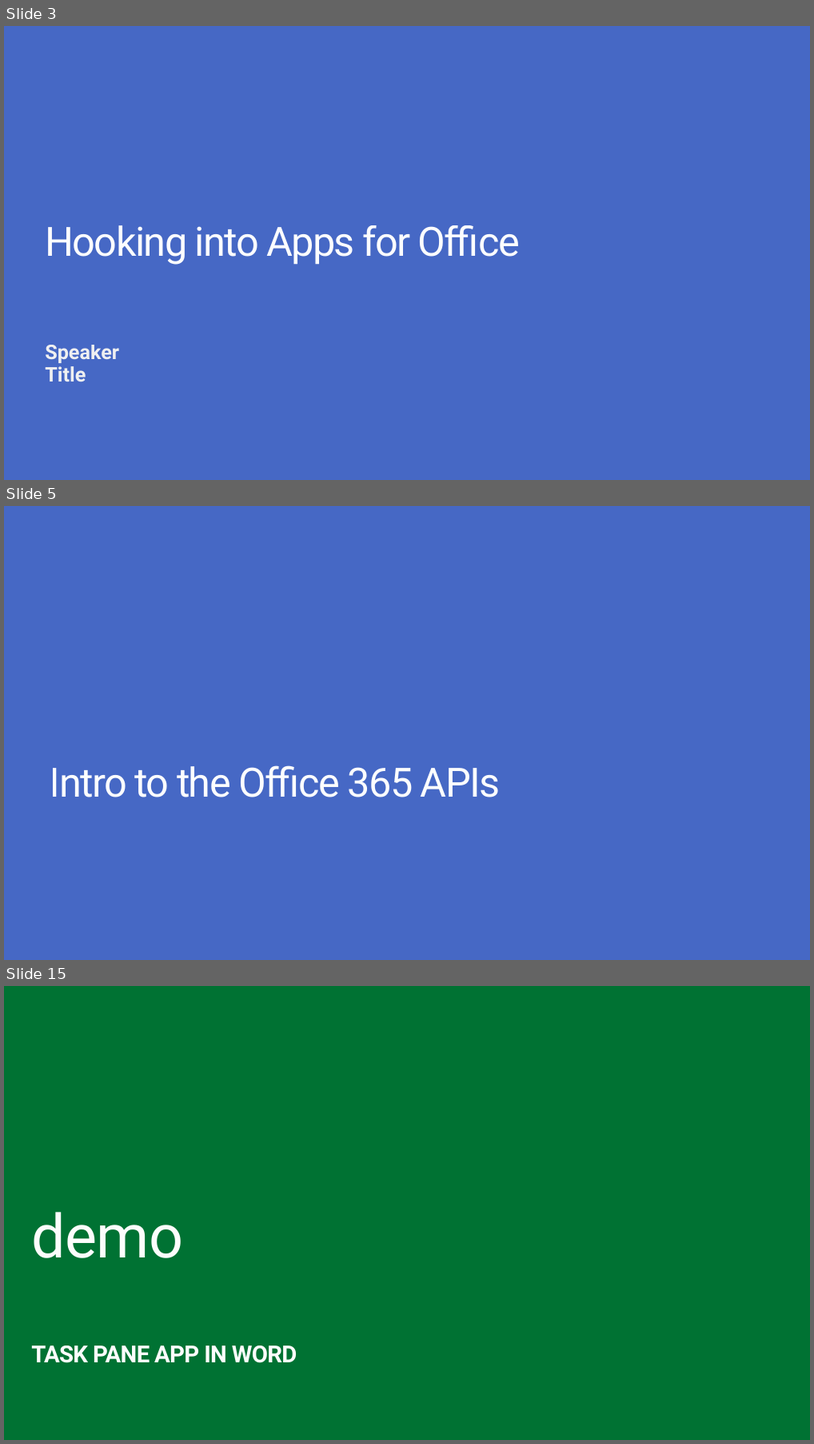
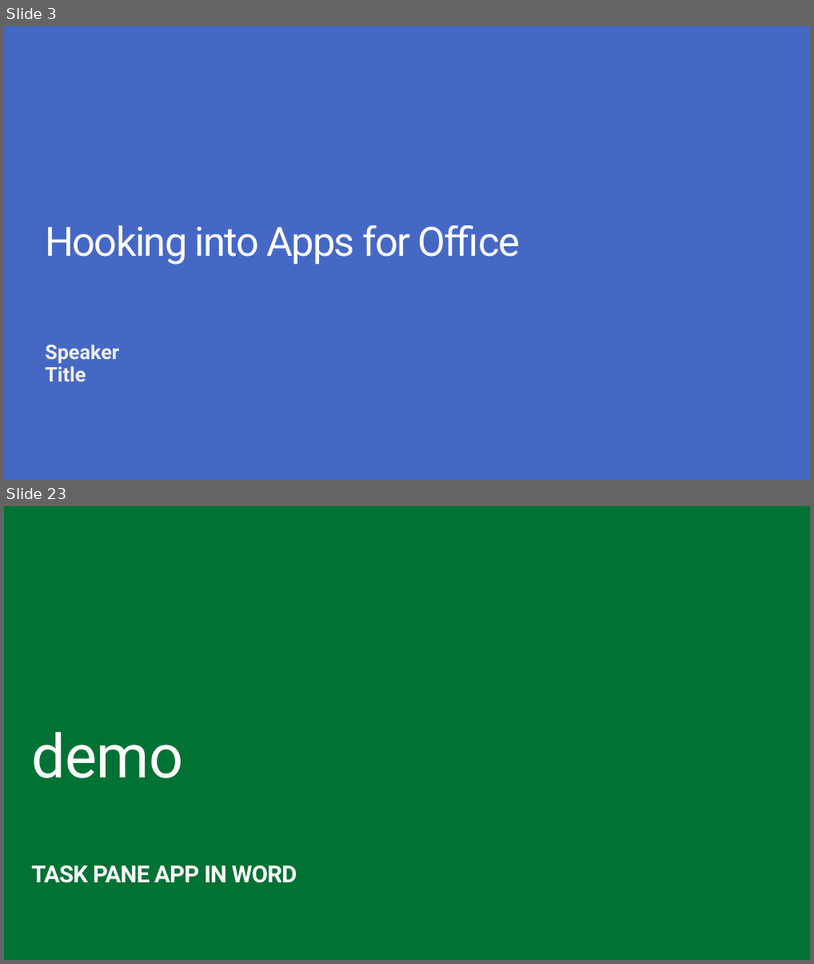
Before and after one commit to stinethebean/DevCampTraining, a slide deck: 05.Hook into Apps for Office/05.Hook into Apps for Office.pptx. Shown one above the other, each under a label of ours: slides 3, 5 and 15 before the commit, slides 3 and 23 after it; the slides between them are not shown. The pictures are 814x1444 and 814x964 pixels, drawn with LibreOffice and Linux fonts; fonts in the diff are those of the drawing; background and template pictures are left out. Boxes give left, top, right and bottom in pixels: in the first picture for what was removed or moved away, otherwise in the second. Text is boxed around its words. In the diff, an @@ line names an element or a change of style, - is before the commit and + after.

```diff
--- a/05.Hook into Apps for Office/05.Hook into Apps for Office.pptx
+++ b/05.Hook into Apps for Office/05.Hook into Apps for Office.pptx
@@ slide 5 removed at (4,506,810,960), background #4668C5 @@
@@ title removed at (50,765,501,797) @@
-Intro to the Office 365 APIs
@@ what was slide 15 is now slide 23 @@
```
Also in this commit, not shown: 3 slides changed, 22 slides added, 23 other slides removed, 1 other file.
